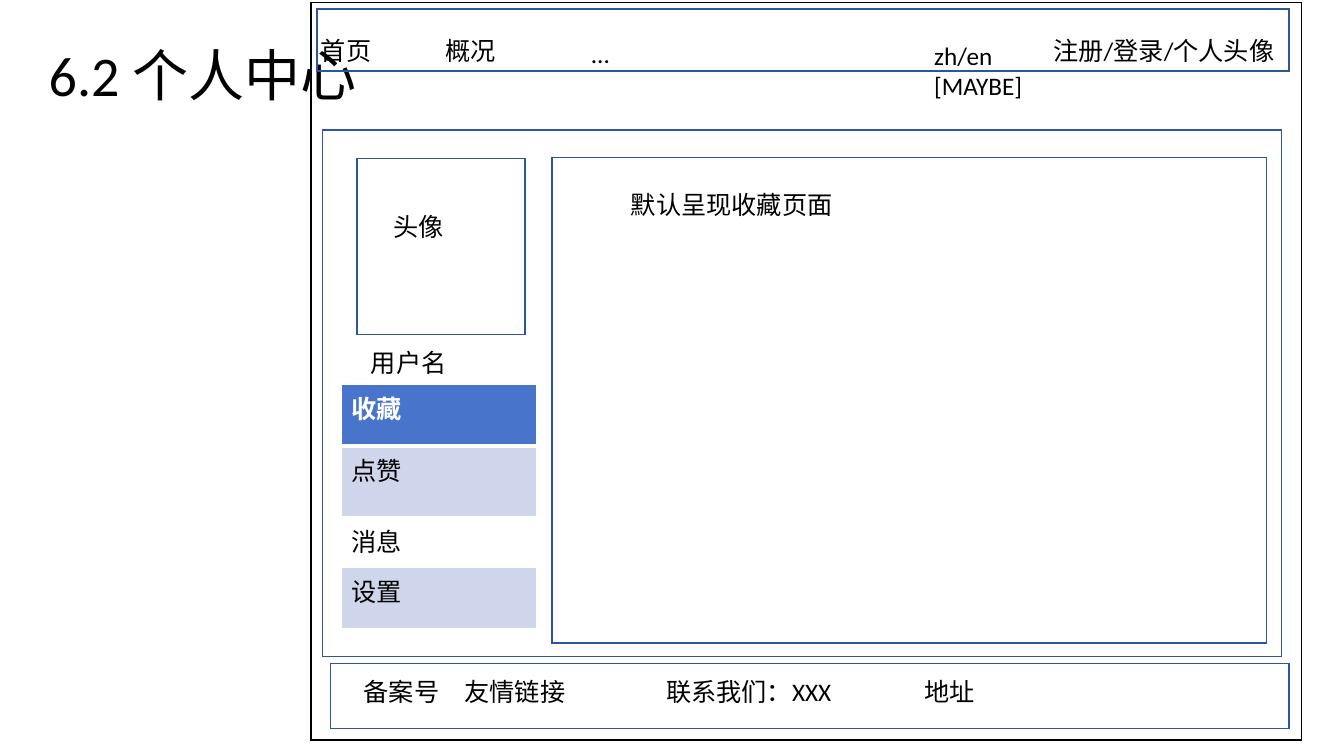
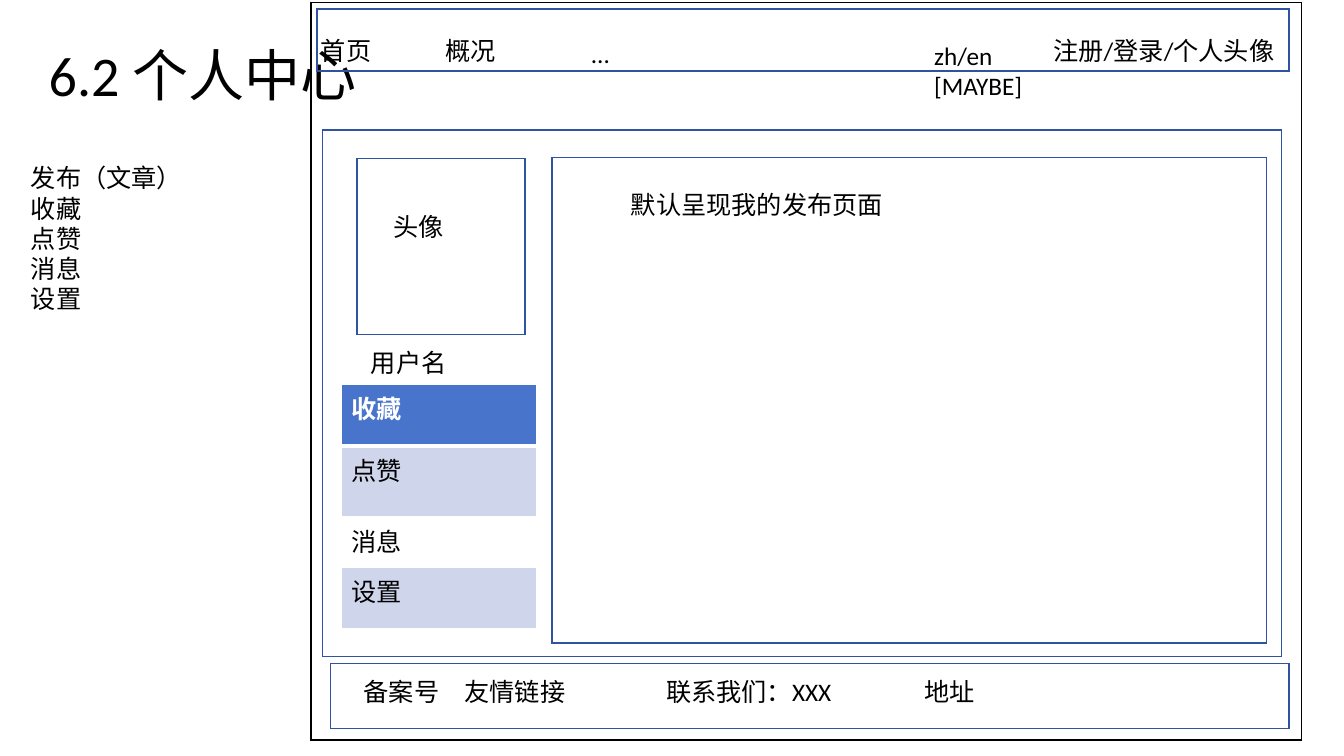
Before and after one commit to user14412/MCM, a slide deck: slide 16 of 其他/项目前端设计.pptx. Drawn at 1344x756 pixels with LibreOffice and Linux fonts; fonts in the diff are those of the drawing. Boxes give left, top, right and bottom in pixels: in the first picture for what was removed or moved away, otherwise in the second. Text is boxed around its words. In the diff, an @@ line names an element or a change of style, - is before the commit and + after.

```diff
--- a/其他/项目前端设计.pptx
+++ b/其他/项目前端设计.pptx
@@ text added at <box>31,165,182,310</box>, 18 pt, text #000000 @@
+发布（文章）
+收藏
+点赞
+消息
+设置
@@ text at <box>631,192,883,216</box>: text changed @@
-默认呈现收藏页面
+默认呈现我的发布页面
```
Also in this commit, not shown: 1 slide added, 7 other files.
